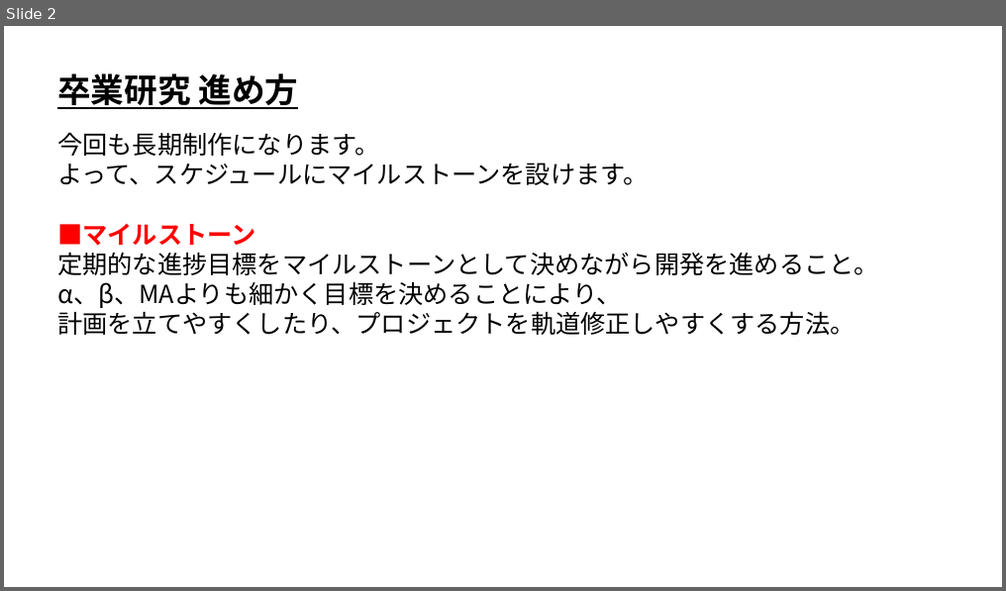
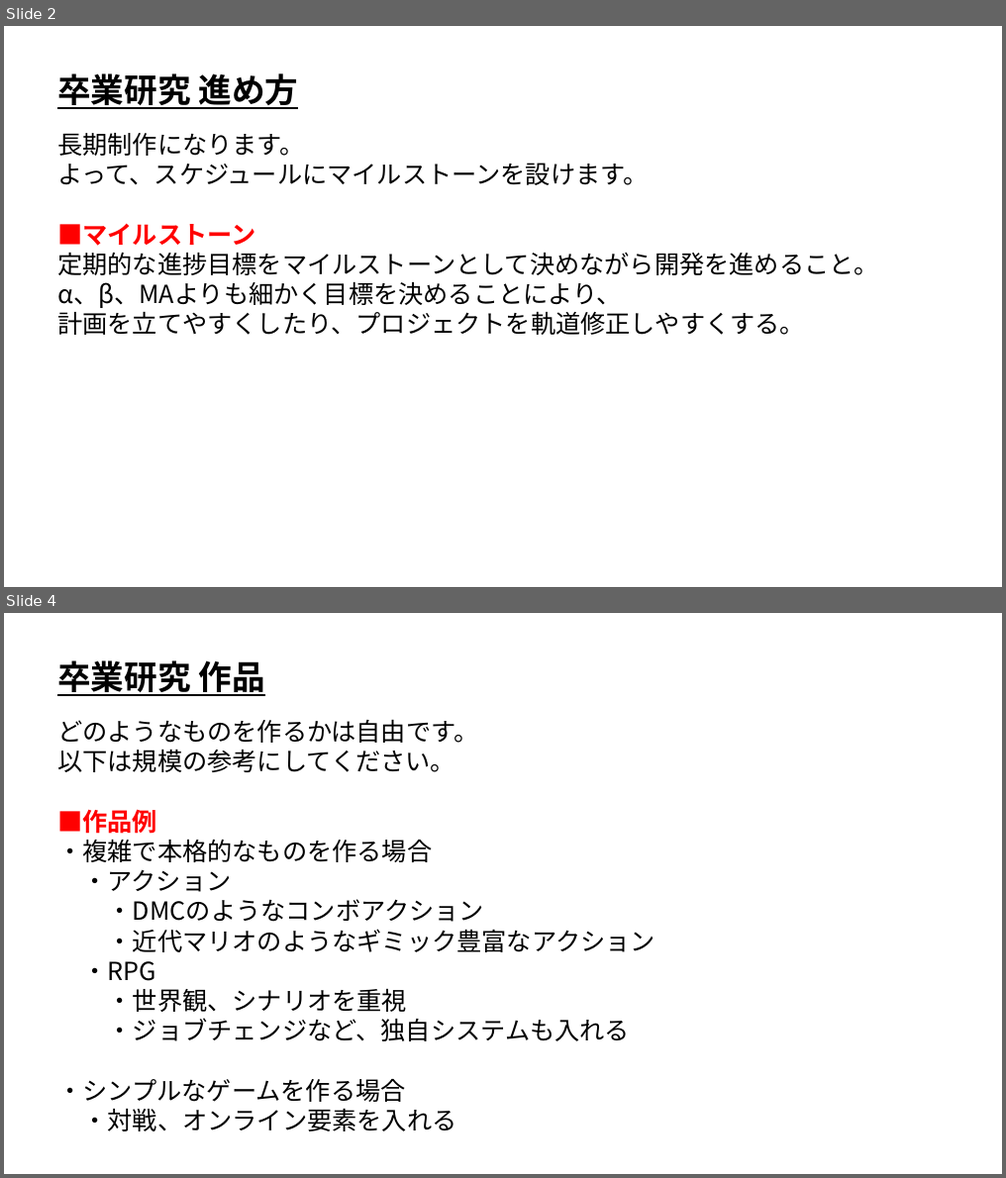
Before and after one commit to ArakiYusuke-Ohara/Textbook, a slide deck: ゲーム科3年/00_前期/プロジェクトワーク/00_卒業研究.pptx. Shown one above the other, each under a label of ours: slide 2 before the commit, slides 2 and 4 after it; the slides between them are not shown. The pictures are 1006x591 and 1006x1178 pixels, drawn with LibreOffice and Linux fonts; fonts in the diff are those of the drawing. Boxes give left, top, right and bottom in pixels: in the first picture for what was removed or moved away, otherwise in the second. Text is boxed around its words. In the diff, an @@ line names an element or a change of style, - is before the commit and + after.

```diff
--- a/ゲーム科3年/00_前期/プロジェクトワーク/00_卒業研究.pptx
+++ b/ゲーム科3年/00_前期/プロジェクトワーク/00_卒業研究.pptx
@@ slide 4 added at (4,613,1002,1174), background #FFFFFF @@
@@ text added at (57,661,264,696), 32 pt, text #000000, bold, underline @@
+卒業研究 作品
@@ text added at (57,719,655,1132), 24 pt, text #000000 @@
+どのようなものを作るかは自由です。
+以下は規模の参考にしてください。
+■作品例
+・複雑で本格的なものを作る場合
+・アクション
+・DMCのようなコンボアクション
+・近代マリオのようなギミック豊富なアクション
+・RPG
+・世界観、シナリオを重視
+・ジョブチェンジなど、独自システムも入れる
+・シンプルなゲームを作る場合
+・対戦、オンライン要素を入れる
@@ slide 2 changed as well @@
@@ text at (57,133,304,156): text changed @@
-今回も長期制作になります。
+長期制作になります。
@@ text at (57,311,805,335): text changed @@
-計画を立てやすくしたり、プロジェクトを軌道修正しやすくする方法。
+計画を立てやすくしたり、プロジェクトを軌道修正しやすくする。
```
Also in this commit, not shown: 1 other slide changed, 2 other slides added.
